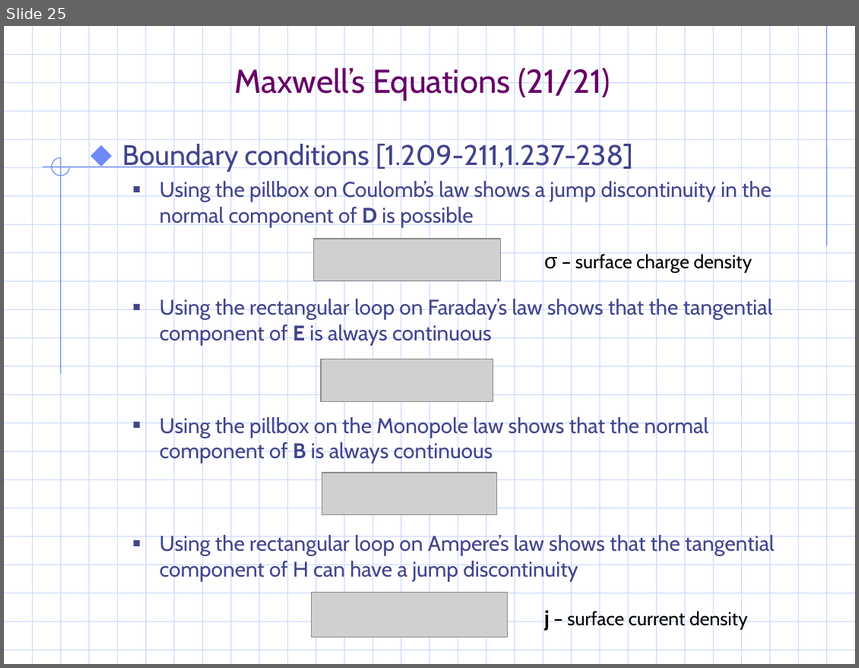
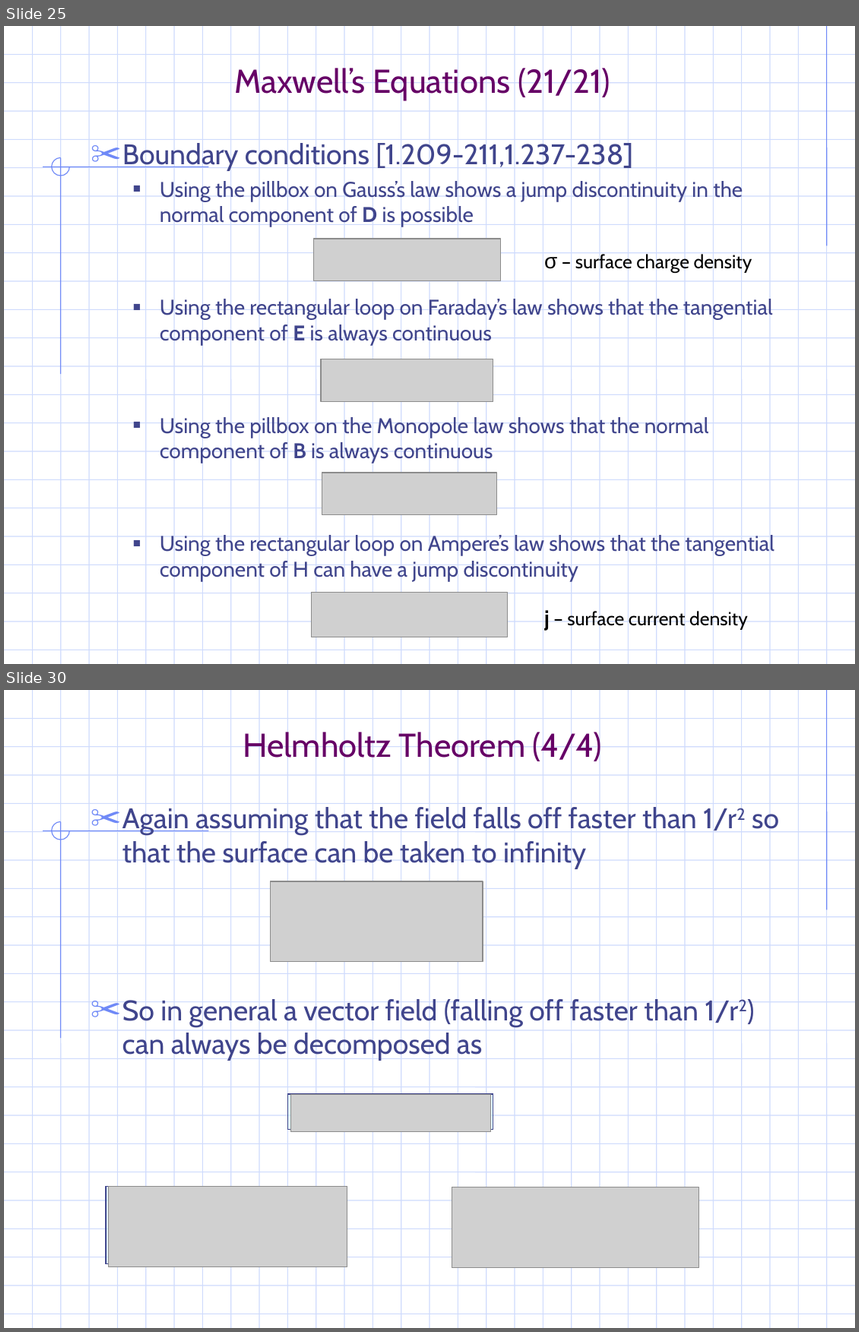
Before and after one commit to gravmath/Projects, a slide deck: PowerPoint/EM_notes.ppt. Shown one above the other, each under a label of ours: slide 25 before the commit, slides 25 and 30 after it; the slides between them are not shown. The pictures are 859x668 and 859x1332 pixels, drawn with LibreOffice and Linux fonts; fonts in the diff are those of the drawing; grey boxes stand for pictures; background and template pictures are left out. Boxes give left, top, right and bottom in pixels: in the first picture for what was removed or moved away, otherwise in the second. Text is boxed around its words. In the diff, an @@ line names an element or a change of style, - is before the commit and + after.

```diff
--- a/PowerPoint/EM_notes.ppt
+++ b/PowerPoint/EM_notes.ppt
@@ slide 30 added at <box>4,690,855,1328</box>, background #FFFFFF; not listed: 55 template elements that a slide beside it also shows @@
@@ title added at <box>243,729,602,764</box>, 28 pt, text #660066 @@
+Helmholtz Theorem (4/4)
@@ text added at <box>123,805,779,1061</box>, 24 pt, text #40458C @@
+✂ Again assuming that the field falls off faster than 1/r2 so that the surface can be taken to infinity
+✂ So in general a vector field (falling off faster than 1/r2) can always be decomposed as
@@ picture added at <box>271,882,482,961</box> @@
@@ rectangle added at <box>287,1094,493,1130</box>, fill #CCFFFF at 50% opacity, outline #40458C 0.74 pt @@
@@ picture added at <box>291,1095,491,1132</box> @@
@@ rectangle added at <box>106,1186,347,1265</box>, fill #CCFFFF at 50% opacity, outline #40458C 0.74 pt @@
@@ picture added at <box>108,1186,347,1266</box> @@
@@ picture added at <box>452,1188,699,1268</box> @@
@@ rectangle added at <box>452,1188,693,1266</box>, fill #CCFFFF at 50% opacity, outline #40458C 0.74 pt @@
@@ slide 25 changed as well @@
@@ text at <box>123,141,633,171</box>: bullet ⬥ to ✂ @@
@@ text at <box>160,179,743,227</box>: text changed @@
-  ■ Using the pillbox on Coulomb’s law shows a jump discontinuity in the normal component of D is possible
+  ■ Using the pillbox on Gauss’s law shows a jump discontinuity in the normal component of D is possible
```
Also in this commit, not shown: 34 other slides changed, 7 other slides added, 6 other files.
